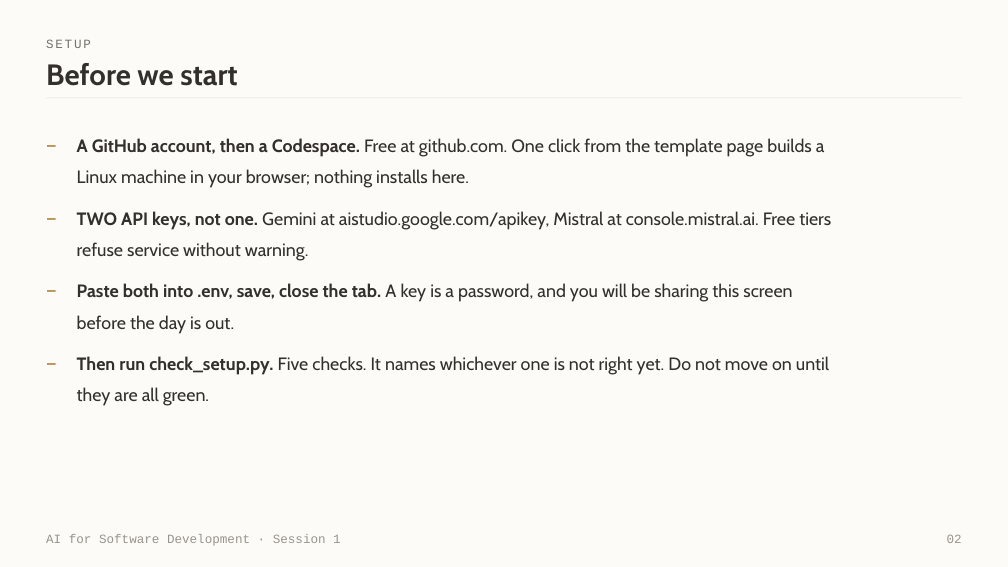
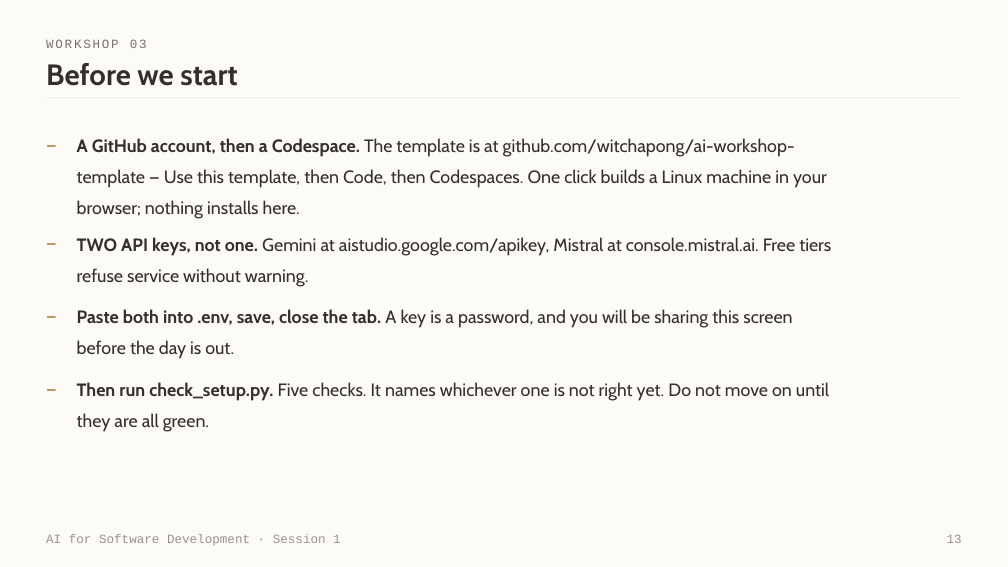
Before and after one commit to witchapong/ai-for-software-dev, a slide deck: slide 13 of slides/Session 1 - Meet Your Agent.pptx (slide 2 before the commit). Drawn at 1008x567 pixels with LibreOffice and Linux fonts; fonts in the diff are those of the drawing; background and template pictures are left out. Boxes give left, top, right and bottom in pixels: in the first picture for what was removed or moved away, otherwise in the second. Text is boxed around its words. In the diff, an @@ line names an element or a change of style, - is before the commit and + after.

```diff
--- a/slides/Session 1 - Meet Your Agent.pptx
+++ b/slides/Session 1 - Meet Your Agent.pptx
@@ text at (46, 39, 147, 48): text changed @@
-SETUP
+WORKSHOP 03
@@ text at (77, 138, 827, 219): text changed @@
-A GitHub account, then a Codespace. Free at github.com. One click from the template page builds a Linux machine in your browser; nothing installs here.
+A GitHub account, then a Codespace. The template is at github.com/witchapong/ai-workshop-template — Use this template, then Code, then Codespaces. One click builds a Linux machine in your browser; nothing installs here.
@@ 6 texts: place and size @@
-6 texts at (46, 198, 831, 406)
+6 texts at (46, 224, 831, 432)
@@ text at (947, 534, 962, 543): text changed @@
-02
+13
```
Also in this commit, not shown: 13 other slides changed, 2 other files.
